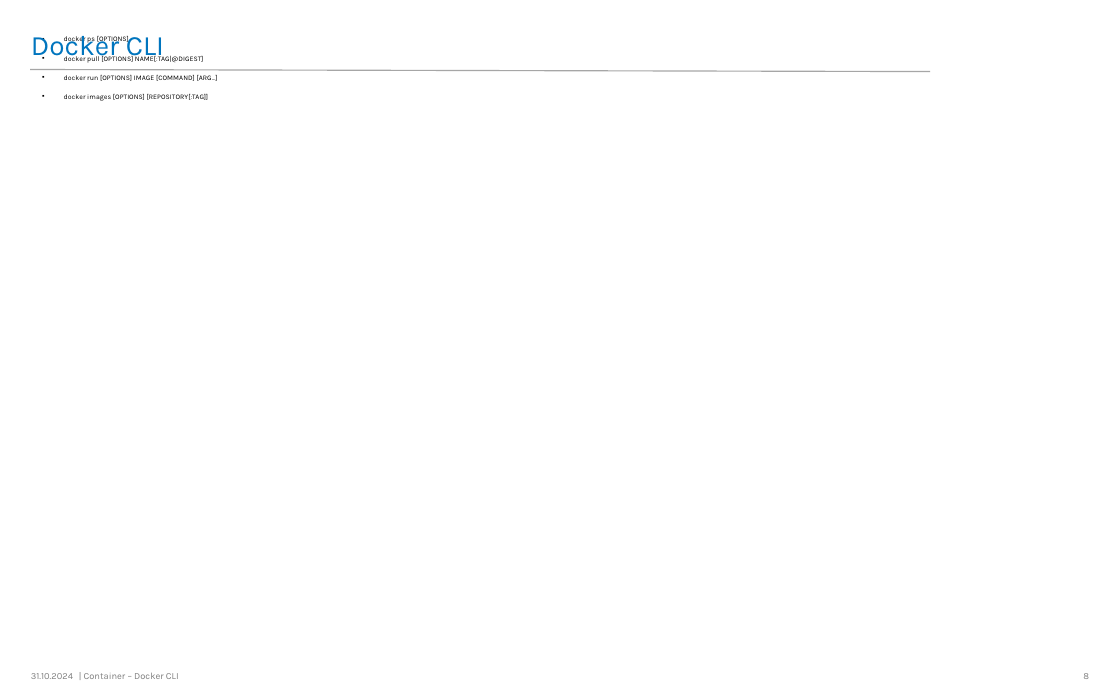
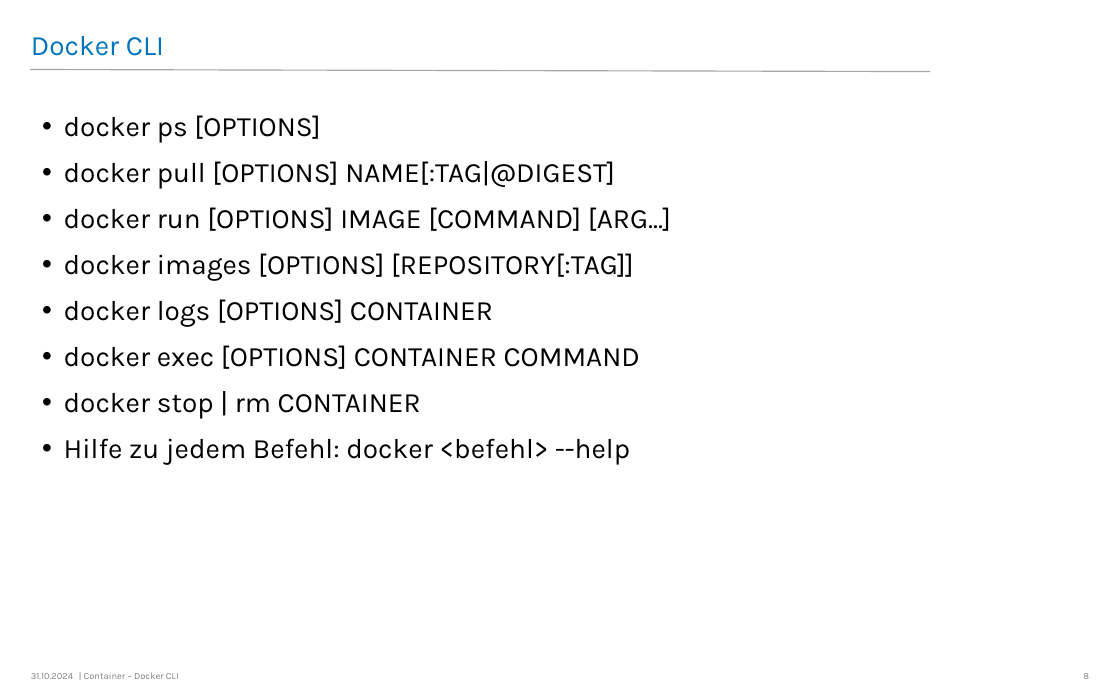
Before and after one commit to LNA-DEV/Workshop-Docker, a slide deck: slide 8 of Presentation.odp. Drawn at 1120x700 pixels with LibreOffice and Linux fonts; fonts in the diff are those of the drawing; background and template pictures are left out. Boxes give left, top, right and bottom in pixels: in the first picture for what was removed or moved away, otherwise in the second. Text is boxed around its words. In the diff, an @@ line names an element or a change of style, - is before the commit and + after.

```diff
--- a/Presentation.odp
+++ b/Presentation.odp
@@ text "docker ps [OPTIONS]": place and size @@
-text "docker ps [OPTIONS]" at (64,35,218,101)
+text "docker ps [OPTIONS]" at (64,115,671,465)
@@ text at (64,115,671,281): size 4.5 to 18 pt in "docker ps [OPTIONS]", "docker pull [OPTIONS] NAME[:TAG|@DIGEST]", "docker run [OPTIONS] IMAGE [COMMAND] [ARG...]", "docker images [OPTIONS] [REPOSITORY[:TAG]]"; bullet ▪ to •; line spacing 0.8 to 1 @@
@@ text at (64,299,640,465): paragraphs added @@
+• docker logs [OPTIONS] CONTAINER
+• docker exec [OPTIONS] CONTAINER COMMAND
+• docker stop | rm CONTAINER
+• Hilfe zu jedem Befehl: docker <befehl> --help
```
Also in this commit, not shown: 14 other slides changed, 7 slides added, 17 other files.
